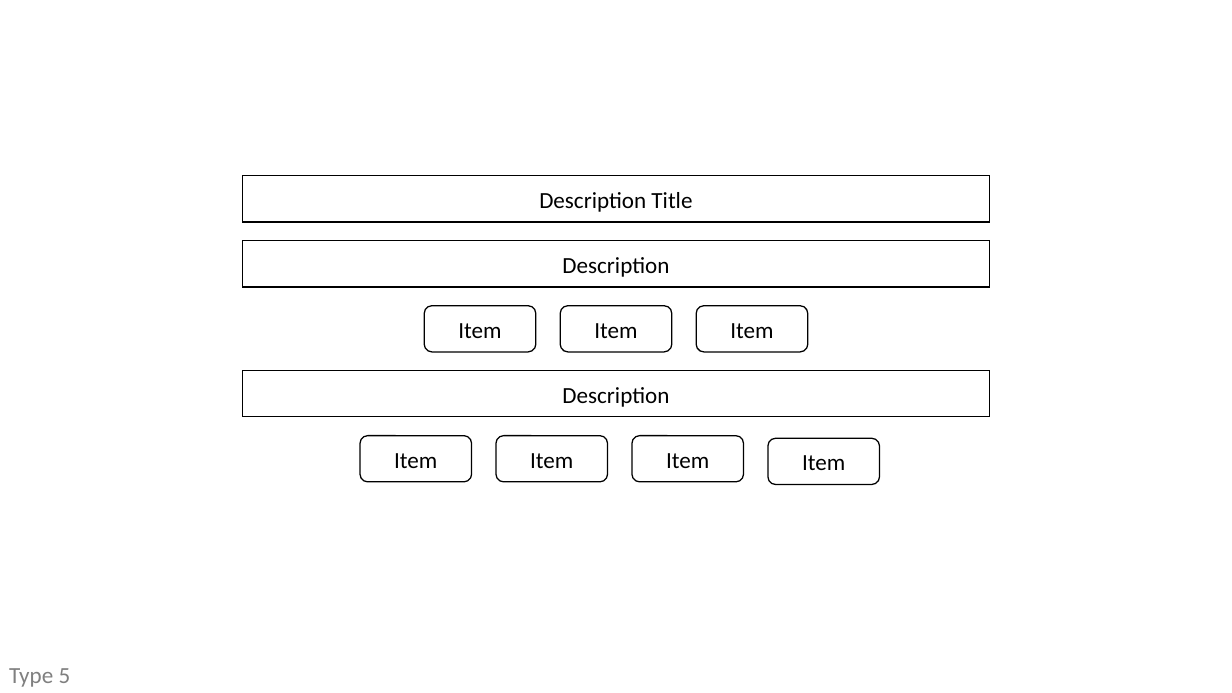
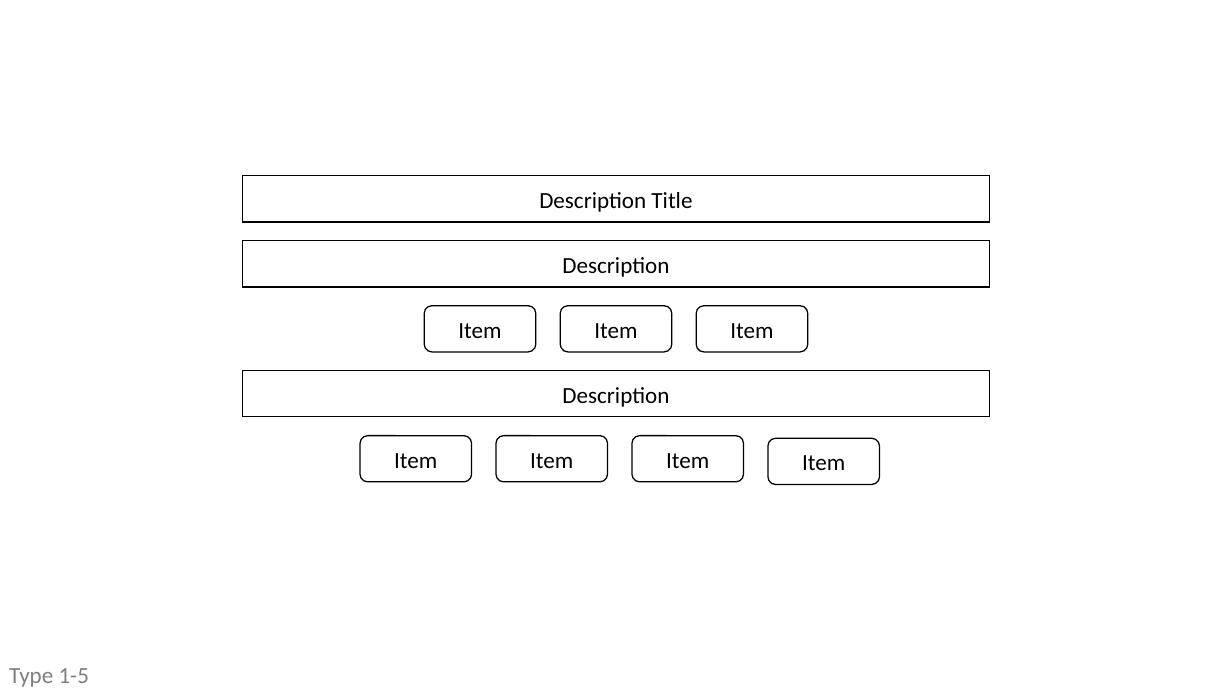
Before and after one commit to great-anaphylaxis/website-prototyper, a slide deck: slide 5 of prototypes.pptx. Drawn at 1232x693 pixels with LibreOffice and Linux fonts; fonts in the diff are those of the drawing. Boxes give left, top, right and bottom in pixels: in the first picture for what was removed or moved away, otherwise in the second. Text is boxed around its words. In the diff, an @@ line names an element or a change of style, - is before the commit and + after.

```diff
--- a/prototypes.pptx
+++ b/prototypes.pptx
@@ text at (x1=9, y1=668, x2=89, y2=687): text changed @@
-Type 5
+Type 1-5
```
Also in this commit, not shown: 4 other slides changed, 2 other files.
